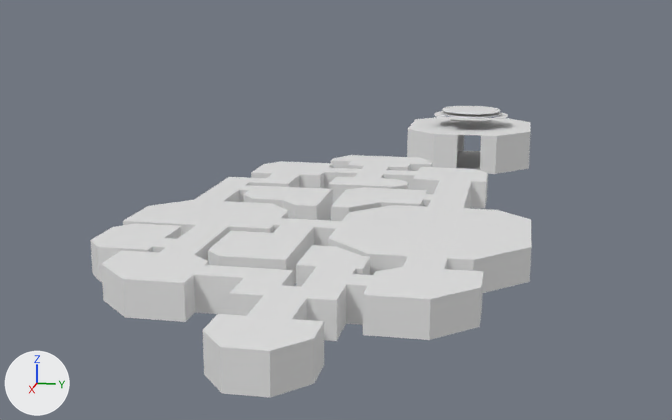
Two versions of the Blender file BlendersForUnity/Map.blend, one commit apart.
The view is the same before and after, from a 50 mm camera at (5.99, 1.26, 4.01) aimed at (-1.99, -0.34, 2.01). Lighting does not change. The marker at lower left points along +X, +Y and +Z.

Objects in the first picture: 'Cylinder', 'Cylinder.001', 'Main', 'Main.001', 'Table'.
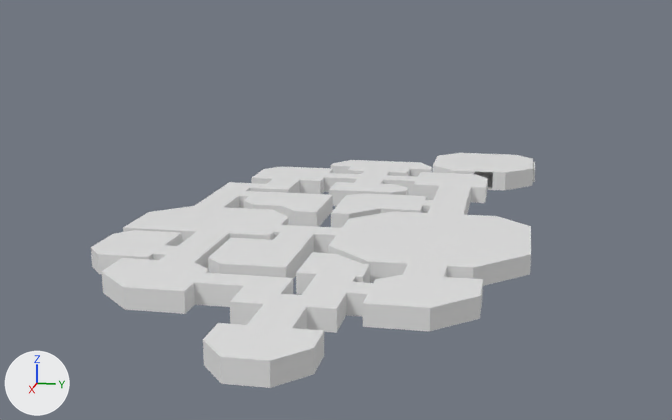
What the commit changed:
Mesh me_circle is new.
It has 389 vertices, 388 faces and spans x 0.001..0.0383, y -0.013..0.013, z -0.0012..0.0025.
Mesh me_cylinder_032 is new.
It has 384 vertices, 294 faces and spans x -0.005..0.005, y -0.005..0.005, z -0.00495..0.00595.
Mesh me_cylinder_1 is new.
It has 128 vertices, 98 faces and spans x -0.005..0.005, y -0.005..0.005, z -0.00495..0.00226.
Mesh me_plane_004 is new.
It has 2016 vertices, 1704 faces and spans x -0.0372..0.0459, y -0.033..0.033, z -0.0006..0.0249.
Mesh me_plane_003 is new.
It has 336 vertices, 284 faces and spans x -0.0372..0.0446, y -0.0348..0.0319, z -0.0006..0.0075.
Mesh me_plane_002 is new.
It has 168 vertices, 142 faces and spans x -0.0372..0.0372, y -0.0263..0.0263, z -0.0006..0.0034.
Mesh me_cube_041 is new.
It has 76 vertices, 44 faces and spans x -0.01..0.01, y -0.01..0.01, z -0.01..0.0184.
Mesh me_plane_001_1 is new.
It has 184 vertices, 158 faces and spans x -0.625..0.625, y -0.619..0.648, z -0.11..0.11.
Mesh me_plane_1 is new.
It has 482 vertices, 471 faces and spans x -2.2..2.48, y -1.2..1.47, z -0.06..0.06.
Object 'Main' (ob_main) is deleted.
Object 'Main.001' (ob_main_001) is deleted.
Object 'Cylinder' (ob_cylinder) is deleted.
Object 'Cylinder.001' (ob_cylinder_001) moves from (-3.855, 0.736, 2.628) to (-3.855, 0.736, 2.625).
Object 'Table' (ob_table) moves from (-3.855, 0.736, 2.693) to (-5.937, 0.81, 1.584).
Object 'Table' (ob_table) is rescaled from (1.0, 1.0, 1.0) to (0.413, 0.413, 0.413).
Object 'Pizza' (ob_pizza) is new; it shows me_circle.
Its location is (-6.023, 0.877, 1.588).
Its rotation in degrees is (0, 0, -46).
Object 'Cup Stack' (ob_cup_stack) is new; it shows me_cylinder_032.
Its location is (-6.023, 0.782, 1.595).
Its scale is (1.0, 1.0, 1.64).
Object 'Cup' (ob_cup) is new; it shows me_cylinder_1.
Its location is (-6.029, 0.81, 1.595).
Its scale is (1.0, 1.0, 1.64).
Object 'Tray Stack 2' (ob_tray_stack_2) is new; it shows me_plane_004.
Its location is (-5.937, 0.887, 1.588).
Object 'Tray Stack 1' (ob_tray_stack_1) is new; it shows me_plane_003.
Its location is (-5.863, 0.794, 1.588).
Its rotation in degrees is (0, 0, 26).
Object 'Tray' (ob_tray) is new; it shows me_plane_002.
Its location is (-5.937, 0.725, 1.588).
Object 'Button' (ob_button) is new; it shows me_cube_041.
Its location is (-5.937, 0.81, 1.588).
Its scale is (1.5, 1.5, 0.46).
Object 'Cafeteria' (ob_cafeteria) is new; it shows me_plane_001_1.
Its location is (-5.913, 0.809, 1.642).
Object 'Main map' (ob_main_map) is new; it shows me_plane_1.
Its location is (-0.143, -0.119, 2.341).

Boxes (x1, y1, x2, y2) around the edits, measured in the pictures (672 x 420 px):
'Main', deleted
    before: (90, 155, 532, 398)
'Main map', added
    after: (91, 160, 531, 388)
'Main.001', deleted
    before: (407, 117, 531, 174)
'Cafeteria', added
    after: (433, 153, 535, 190)
'Table', moved, rescaled
    before: (442, 106, 501, 115)
    after: (478, 173, 493, 177)
'Cylinder.001', moved, rescaled (not visible afterwards)
    before: (434, 111, 508, 121)
'Cylinder', deleted
    before: (442, 111, 500, 118)
'Cylinder.004', moved, rescaled (not visible afterwards)
    before: (482, 120, 492, 123)
'Tray Stack 2', added
    after: (487, 172, 492, 175)
'Cylinder.006', moved, rescaled (not visible afterwards)
    before: (450, 117, 463, 121)
